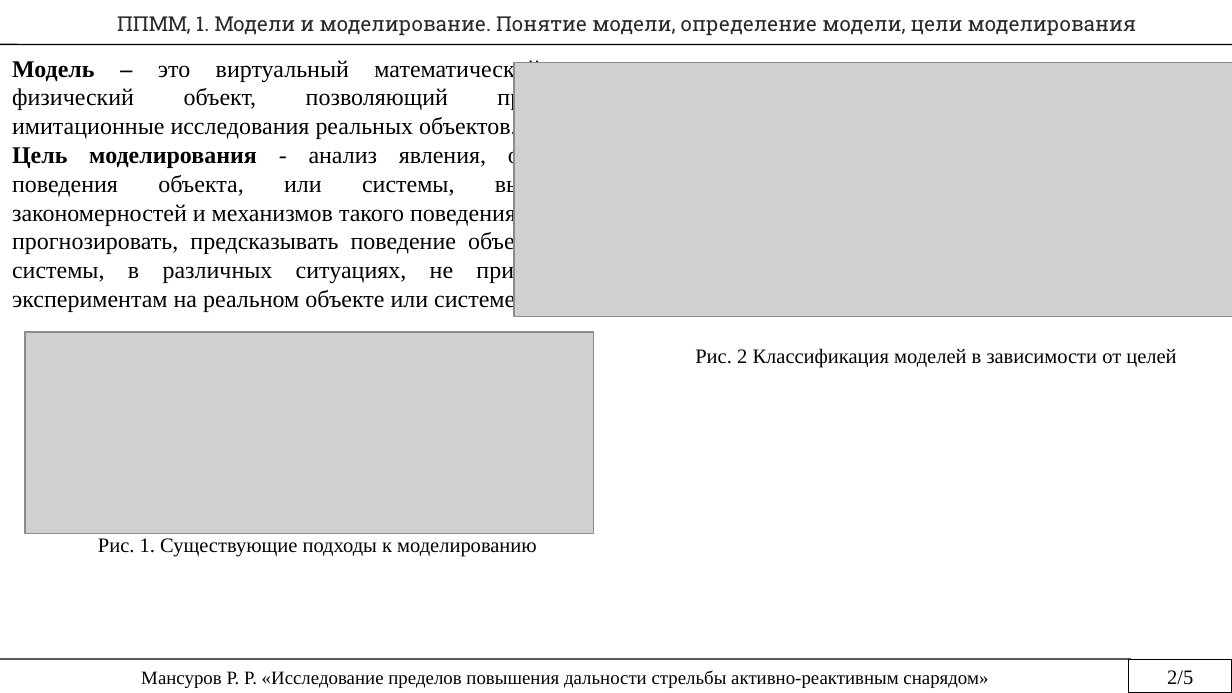
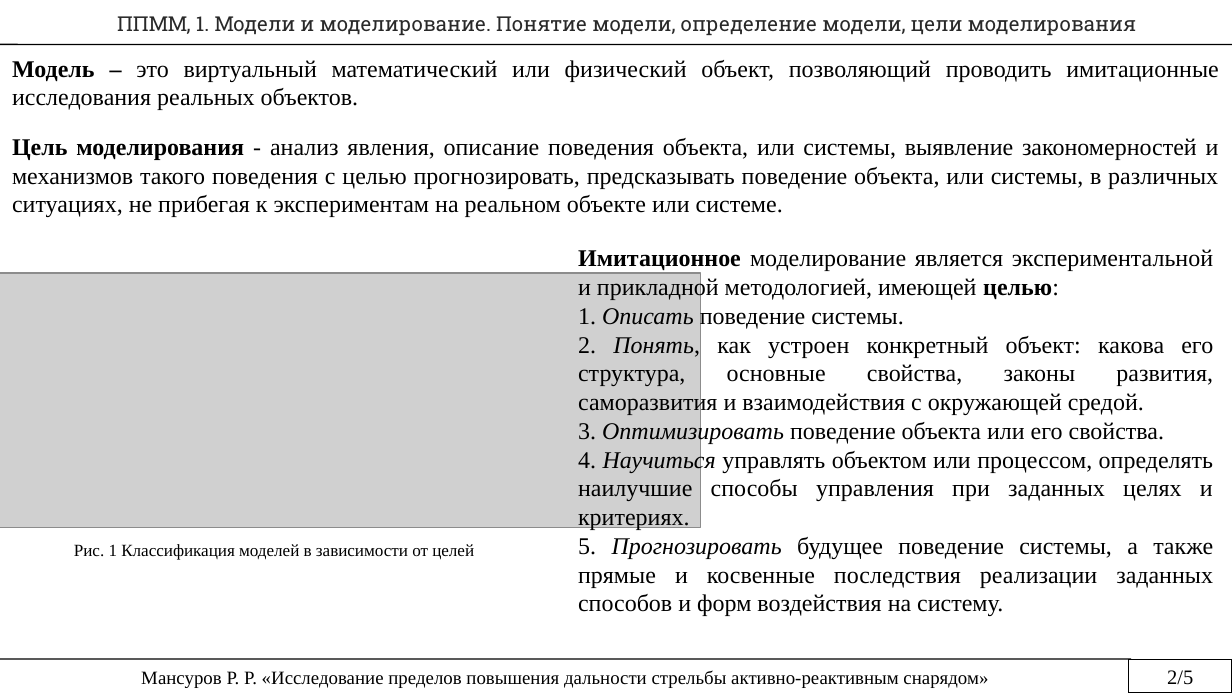
Before and after one commit to rustam-mansurov/cats, a slide deck: slide 2 of Госы/Домашнее задание Мансуров.pptx. Drawn at 1232x693 pixels with LibreOffice and Linux fonts; fonts in the diff are those of the drawing; grey boxes stand for pictures. Boxes give left, top, right and bottom in pixels: in the first picture for what was removed or moved away, otherwise in the second. Text is boxed around its words. In the diff, an @@ line names an element or a change of style, - is before the commit and + after.

```diff
--- a/Госы/Домашнее задание Мансуров.pptx
+++ b/Госы/Домашнее задание Мансуров.pptx
@@ text "Модель – это виртуальный математический ..." rewrapped from (x1=12, y1=58, x2=604, y2=313) to (x1=12, y1=60, x2=1219, y2=217) @@
@@ picture removed at (x1=514, y1=63, x2=1232, y2=317) @@
@@ text added at (x1=578, y1=249, x2=1213, y2=616), 14 pt, text #000000 @@
+Имитационное моделирование является экспериментальной и прикладной методологией, имеющей целью:
+1. Описать поведение системы.
+2. Понять, как устроен конкретный объект: какова его структура, основные свойства, законы развития, саморазвития и взаимодействия с окружающей средой.
+3. Оптимизировать поведение объекта или его свойства.
+4. Научиться управлять объектом или процессом, определять наилучшие способы управления при заданных целях и критериях.
+5. Прогнозировать будущее поведение системы, а также прямые и косвенные последствия реализации заданных способов и форм воздействия на систему.
@@ picture resized from (x1=25, y1=333, x2=593, y2=535) to (x1=0, y1=274, x2=701, y2=527) @@
@@ text removed at (x1=98, y1=538, x2=537, y2=557) @@
-Рис. 1. Существующие подходы к моделированию
@@ text at (x1=74, y1=544, x2=474, y2=560): text changed; size 12 to 10 pt @@
-Рис. 2 Классификация моделей в зависимости от целей
+Рис. 1 Классификация моделей в зависимости от целей
```
Also in this commit, not shown: 1 other slide changed, 1 slide added.
